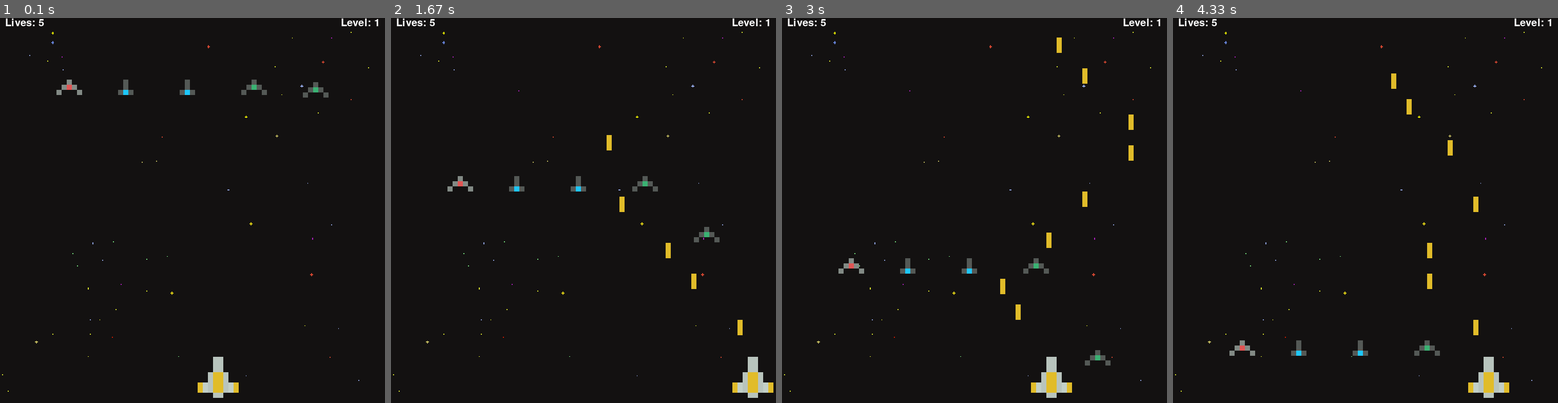
Above: before the commit, frames 1-4 (left to right).
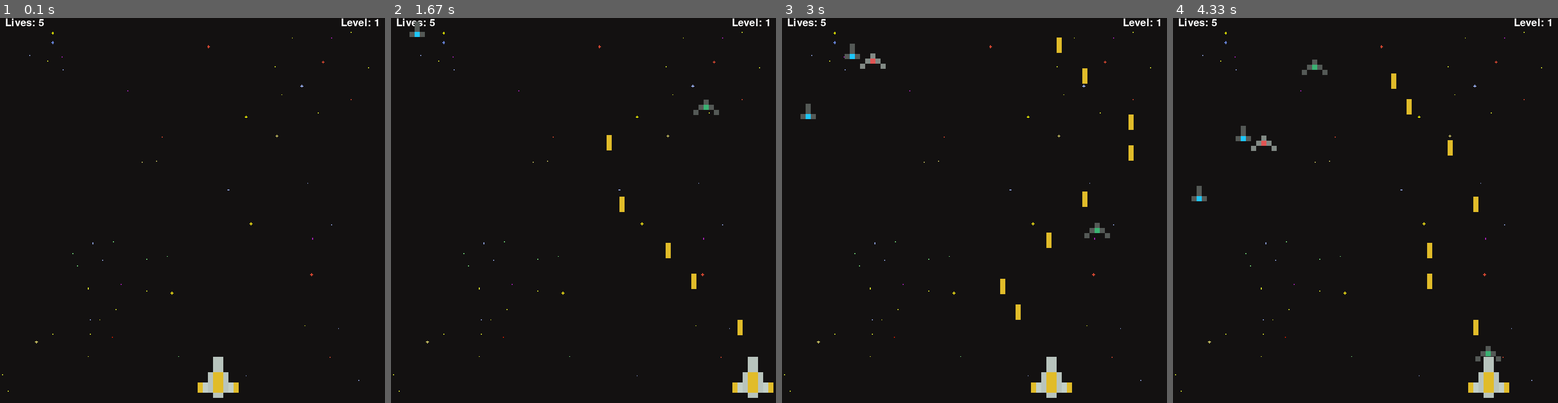
Above: after the commit, the same moments.

Repository: AmirmasoudCS/Pygame-Course
Game: pygame game, started from project_03/main.py
Two runs of this game, one before a commit and one after it. Both use one fixed random seed, a clock stepped at 60 frames per second and the inputs below.
Inputs:
- Up to frame 1 (0.1 s): no input
- Up to frame 2 (1.67 s): tap Space at 0.33, 0.73, 1.03, 1.23, 1.53 s; hold Right 0.67-1.13 s; hold Right 1.17-1.63 s
- Up to frame 3 (3 s): hold Left 1.67-2.2 s; tap Space at 1.73, 2.03, 2.3, 2.6, 2.73 s; hold Left 2.23-2.63 s; hold Right from 2.67 s (still down)
- Up to frame 4 (4.33 s): tap Space at 3.03, 3.4, 3.7, 3.9, 4.2 s; release Right at 3.3 s; hold Left 3.33-3.8 s; hold Right 3.83-4.3 s

The runs differ from the first frame. In frame 1, 0.5% of the frame differs, in the area x 14-86%, y 16-21%; in frame 2, 0.7%; in frame 3, 0.9%, in the area x 4-86%, y 6-91%; in frame 4, 0.9%.

Commit message:
Spawning enemies randomly

Diff:
--- a/project_03/main.py
+++ b/project_03/main.py
@@ -304,14 +304,21 @@
     # Create enemies
     enemies = []
 
-    for i in range(5):
-
-        enemy = Enemy(
-            100 + i * 120,
-            100
-        )
-
-        enemies.append(enemy)
+    for _ in range(5):
+
+        x = random.randint(
+            0,
+            WIDTH - 50
+        )
+
+        y = random.randint(
+            -500,
+            -50
+        )
+
+        enemies.append(
+            Enemy(x, y)
+        )
 
     # =========================
     # Draw Window
